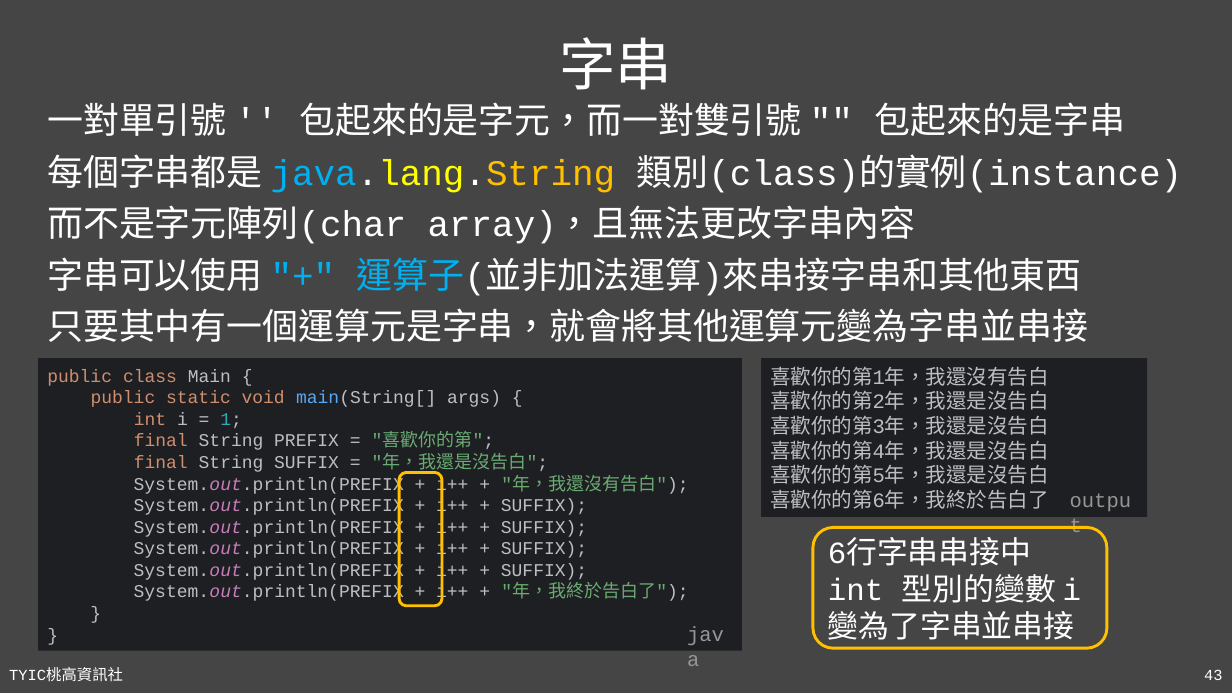
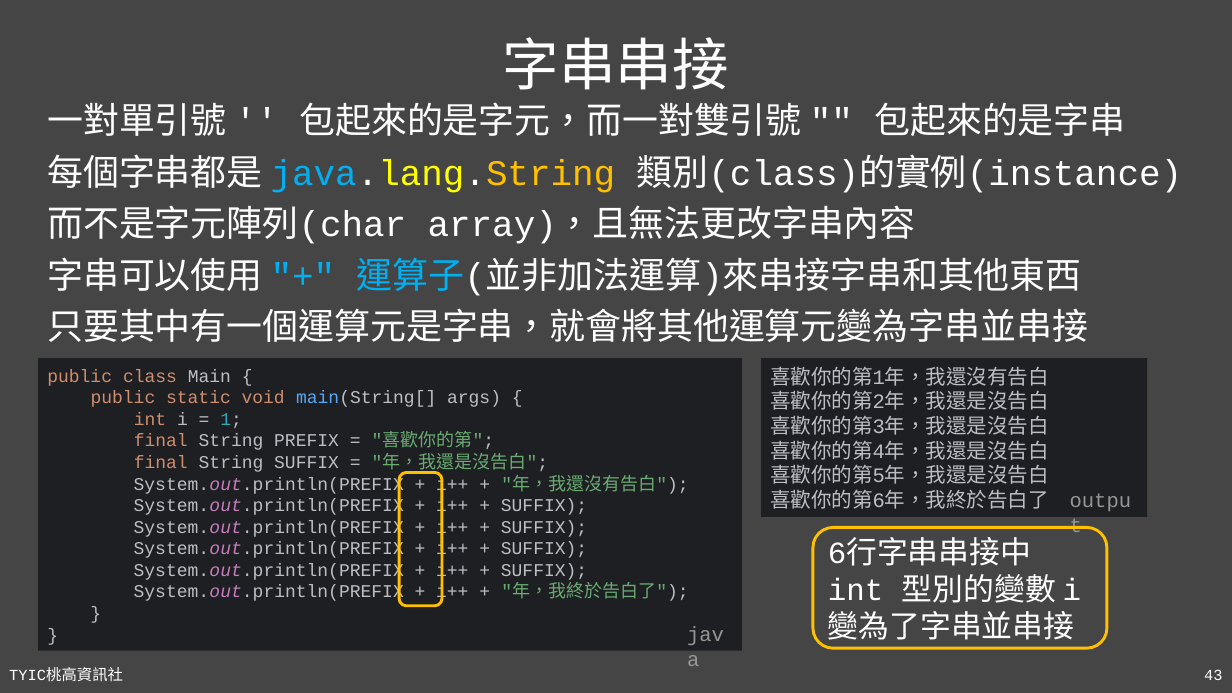
Before and after one commit to TYSHIC/slides, a slide deck: slide 43 of powerpoint/04_初探Java.pptx. Drawn at 1232x693 pixels with LibreOffice and Linux fonts; fonts in the diff are those of the drawing. Boxes give left, top, right and bottom in pixels: in the first picture for what was removed or moved away, otherwise in the second. Text is boxed around its words. In the diff, an @@ line names an element or a change of style, - is before the commit and + after.

```diff
--- a/powerpoint/04_初探Java.pptx
+++ b/powerpoint/04_初探Java.pptx
@@ title at <box>503,37,729,90</box>: text changed @@
-字串
+字串串接
```
Also in this commit, not shown: 1 other slide changed, 3 other files.
